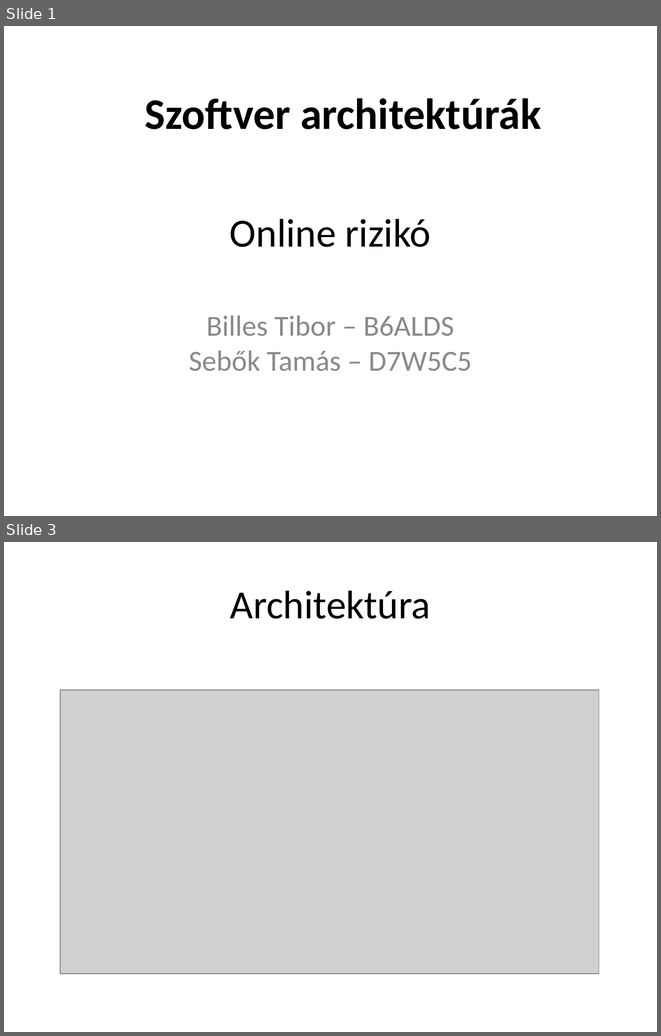
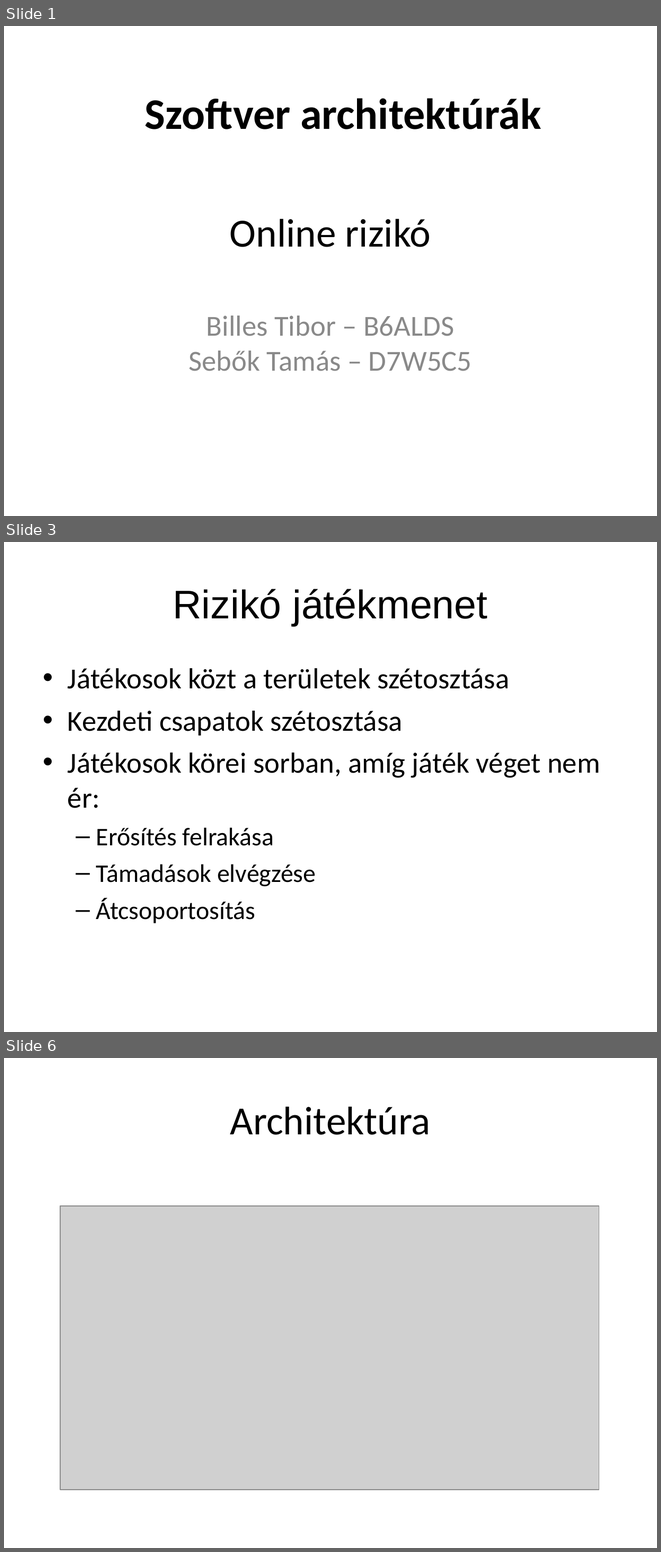
Before and after one commit to tbilles/Risk, a slide deck: doc/Risk_presentation.ppt. Shown one above the other, each under a label of ours: slides 1 and 3 before the commit, slides 1, 3 and 6 after it; the slides between them are not shown. The pictures are 661x1036 and 661x1552 pixels, drawn with LibreOffice and Linux fonts; fonts in the diff are those of the drawing; grey boxes stand for pictures. Boxes give left, top, right and bottom in pixels: in the first picture for what was removed or moved away, otherwise in the second. Text is boxed around its words. In the diff, an @@ line names an element or a change of style, - is before the commit and + after.

```diff
--- a/doc/Risk_presentation.ppt
+++ b/doc/Risk_presentation.ppt
@@ slide 3 added at box(4, 542, 657, 1032), background #FFFFFF @@
@@ title added at box(173, 589, 487, 626), 44 pt, text #000000 @@
+Rizikó játékmenet
@@ text added at box(68, 668, 600, 923), 32 pt, text #000000 @@
+• Játékosok közt a területek szétosztása
+• Kezdeti csapatok szétosztása
+• Játékosok körei sorban, amíg játék véget nem ér:
+  – Erősítés felrakása
+  – Támadások elvégzése
+  – Átcsoportosítás
@@ what was slide 3 is now slide 6 @@
```
Also in this commit, not shown: 1 slide changed, 4 other slides added.
